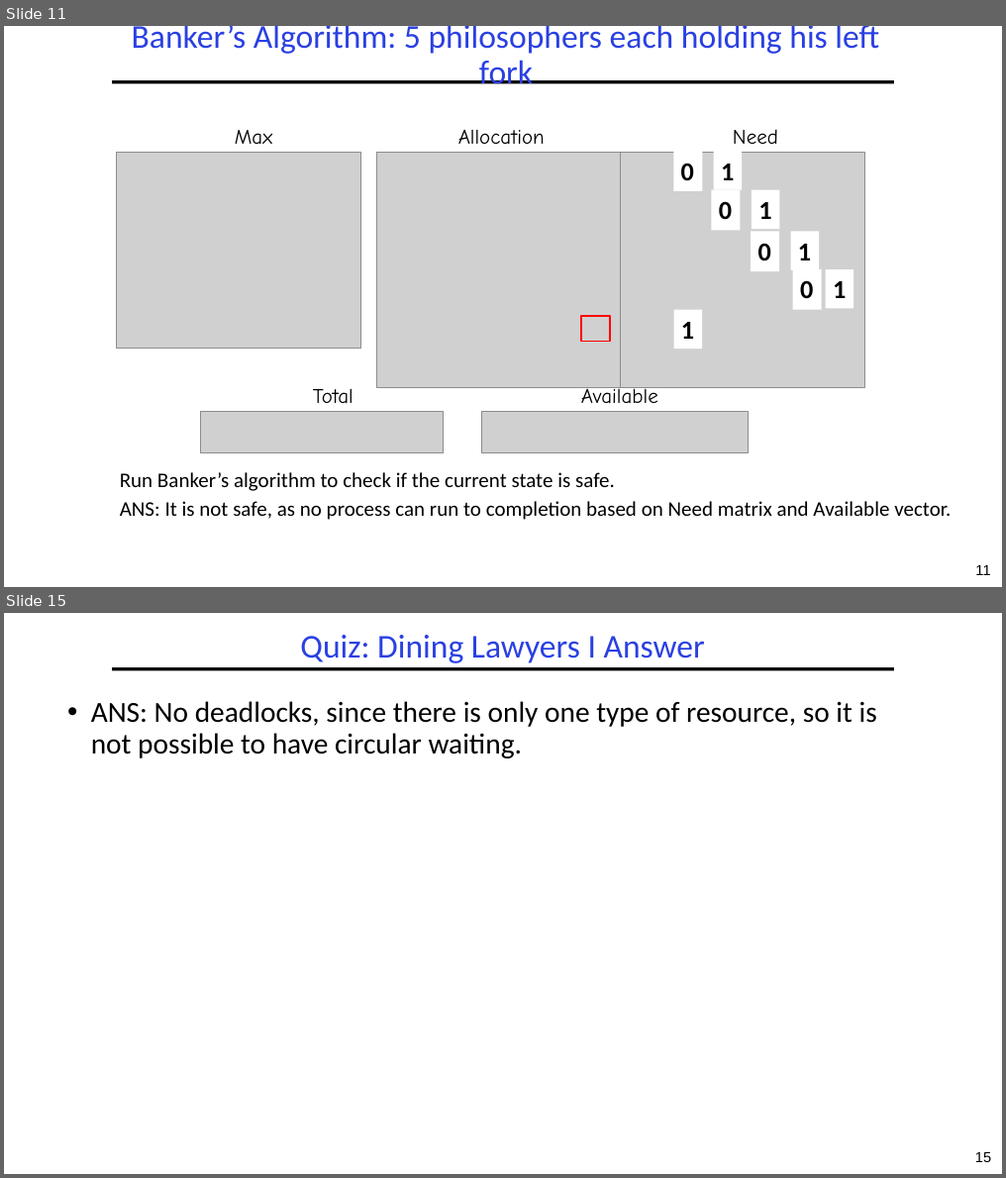
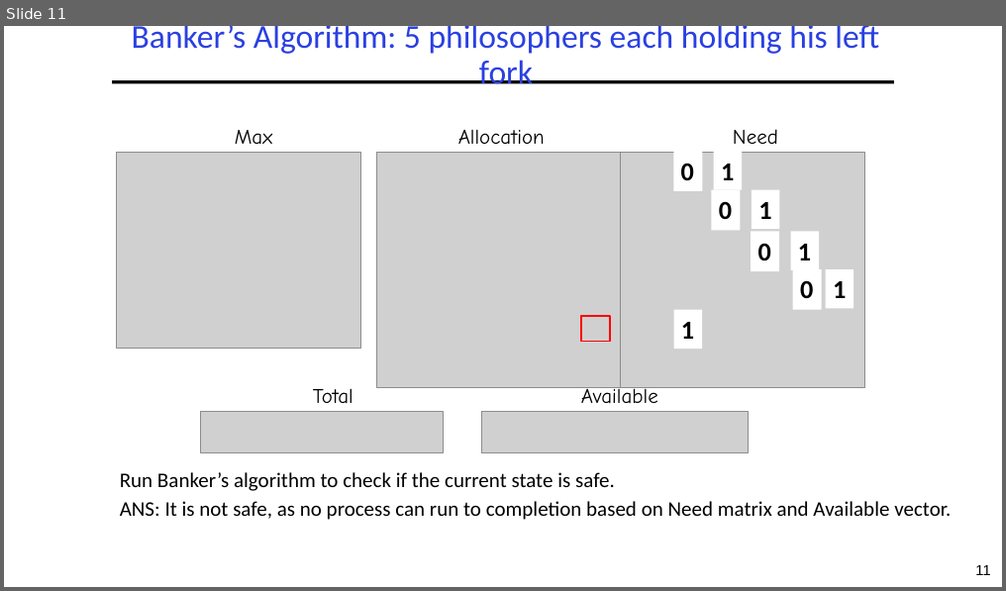
Before and after one commit to guhofstra/CSC256Fa25, a slide deck: PPTs/L4-Exercises ANS.pptx. Shown one above the other, each under a label of ours: slides 11 and 15 before the commit, slide 11 after it; the slides between them are not shown. The pictures are 1006x1178 and 1006x591 pixels, drawn with LibreOffice and Linux fonts; fonts in the diff are those of the drawing; grey boxes stand for pictures. Boxes give left, top, right and bottom in pixels: in the first picture for what was removed or moved away, otherwise in the second. Text is boxed around its words. In the diff, an @@ line names an element or a change of style, - is before the commit and + after.

```diff
--- a/PPTs/L4-Exercises ANS.pptx
+++ b/PPTs/L4-Exercises ANS.pptx
@@ slide 15 removed at <box>4,613,1002,1174</box>, background #FFFFFF; not listed: 2 template elements that a slide beside it also shows @@
@@ title removed at <box>300,635,705,663</box> @@
-Quiz: Dining Lawyers I Answer
@@ text removed at <box>91,701,877,759</box> @@
-• ANS: No deadlocks, since there is only one type of resource, so it is not possible to have circular waiting.
```
Also in this commit, not shown: 1 slide changed, 9 other slides removed, 5 other files.
